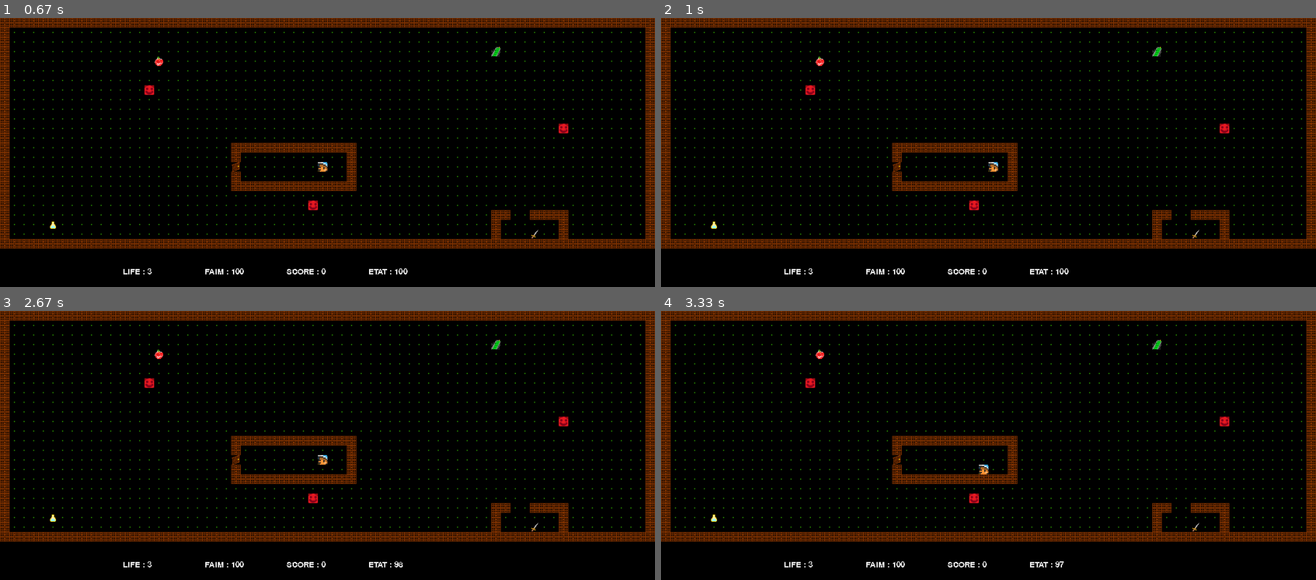
Above: before the commit, frames 1-4 (two rows, left to right).
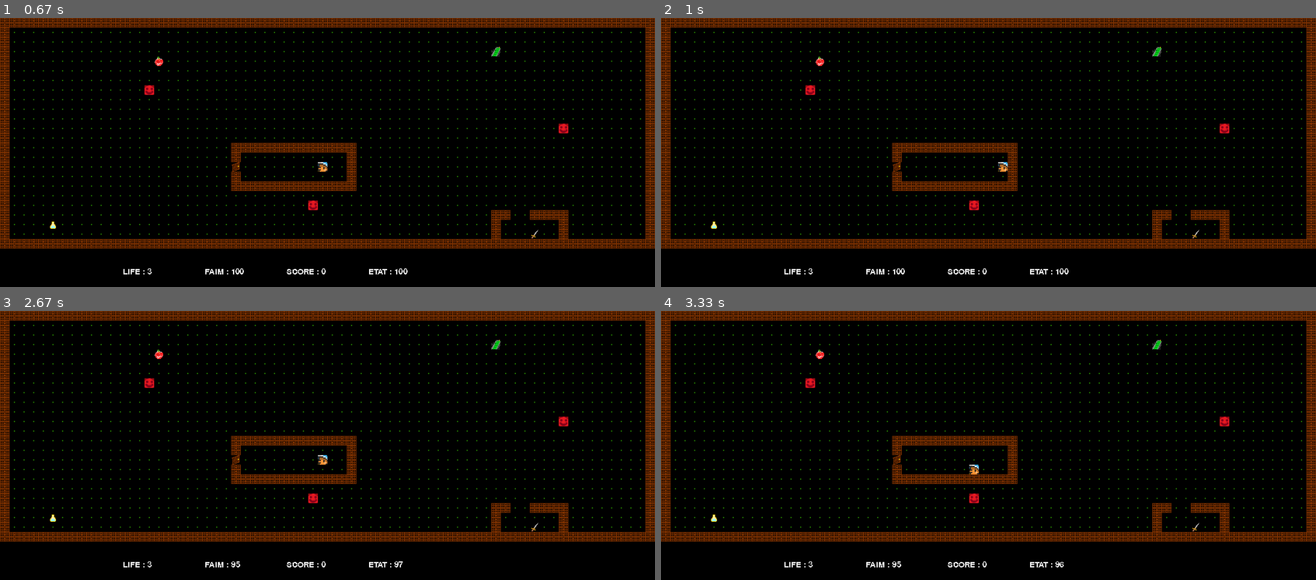
Above: after the commit, the same moments.

Repository: LouisJustinTALLOT/Hackathon-Bellon-Gstalter-Tallot
Game: pygame game, started from main.py
Two runs of this game, one before a commit and one after it. Both use one fixed random seed, a clock stepped at 60 frames per second and the inputs below.
Inputs:
- Up to frame 1 (0.67 s): hold Right from 0.33 s (still down)
- Up to frame 2 (1 s): release Right at 0.8 s; hold Up from 0.83 s (still down)
- Up to frame 3 (2.67 s): release Up at 1.25 s; hold Right 1.28-1.77 s; hold Left 1.8-2.33 s; hold Down from 2.37 s (still down)
- Up to frame 4 (3.33 s): release Down at 2.92 s; hold Left from 2.95 s (still down)

Frame 1 is identical in both runs. In frame 2, 0.1% of the frame differs, in the area x 50-53%, y 53-58%; in frame 3, less than 0.1%; in frame 4, 0.2%, in the area x 35-62%, y 57-96%.

Commit message:
compteur qui marche

Diff:
--- a/src/game.py
+++ b/src/game.py
@@ -24,21 +24,26 @@
         if list_pressed[pg.K_UP]:
             has_changed = True
             perso.deplacement((0,-1), mat)
-            pg.time.wait(250)
+            pg.time.wait(200)
+            compteur += 1
+
         if list_pressed[pg.K_DOWN]:
             has_changed = True
             perso.deplacement((0,1), mat)
-            pg.time.wait(250)
+            pg.time.wait(200)
+            compteur += 1
 
         if list_pressed[pg.K_RIGHT]:
             has_changed = True
             perso.deplacement((1,0), mat)
-            pg.time.wait(250)
+            pg.time.wait(200)
+            compteur += 1
 
         if list_pressed[pg.K_LEFT]:
             has_changed = True
             perso.deplacement((-1,0), mat)
-            pg.time.wait(250)
+            pg.time.wait(200)
+            compteur += 1
 
 
         for event in list_event:
@@ -46,7 +51,7 @@
                     running = False
                 elif event.type == pg.KEYDOWN:
                     has_changed = True
-                    compteur += 1
+                    # compteur += 1
 
                     if event.key == pg.K_q:
                         running = False
